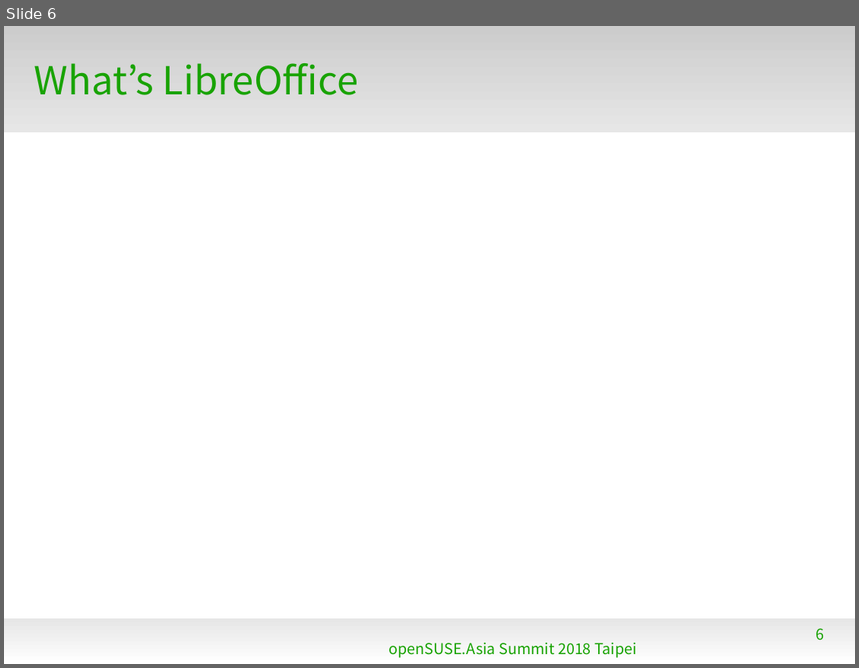
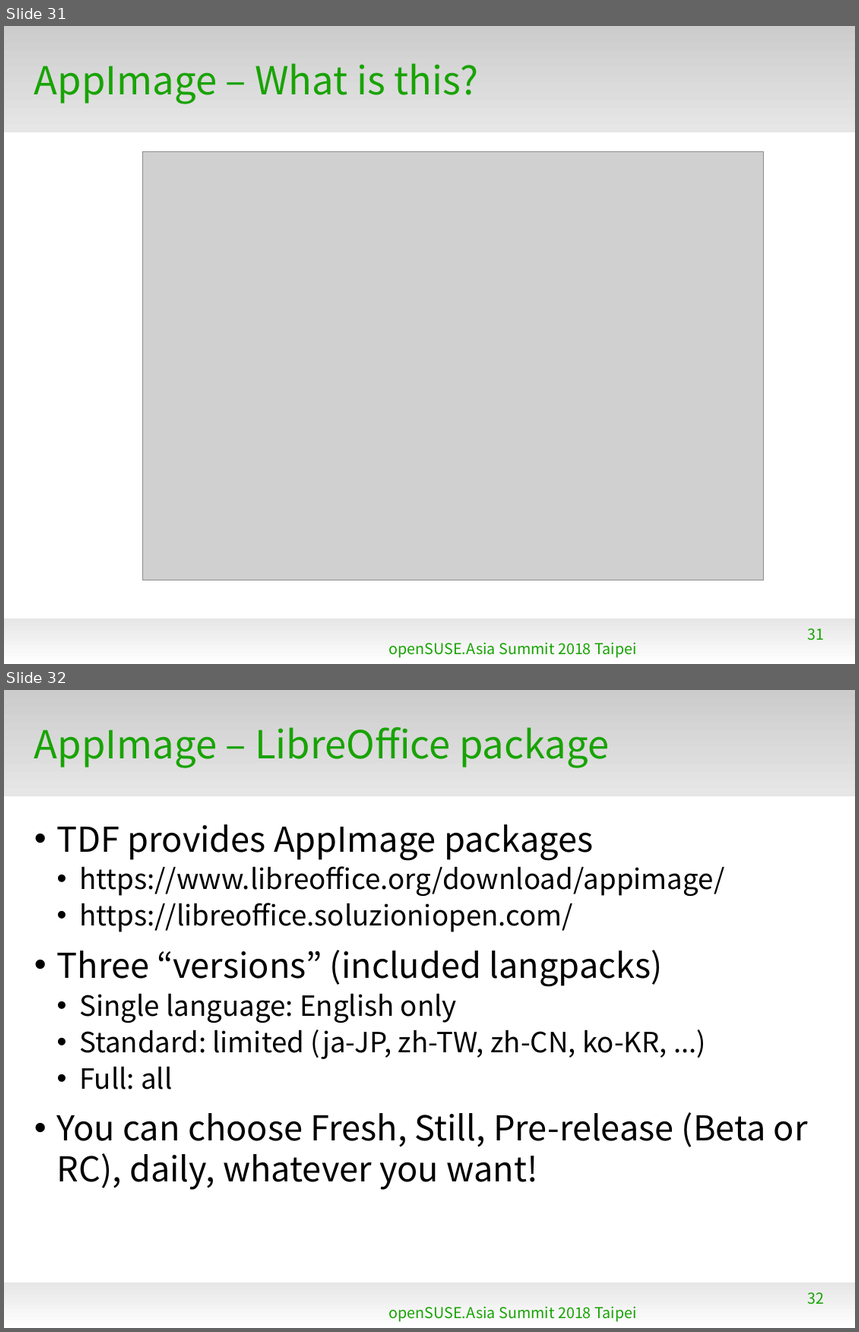
Before and after one commit to naruoga/KantoLibreOffice, a slide deck: 2018-08-openSUSEasia/LatestLibreOffice-openSUSEAsia2018.odp. Shown one above the other, each under a label of ours: slide 6 before the commit, slides 31 and 32 after it. The pictures are 859x668 and 859x1332 pixels, drawn with LibreOffice and Linux fonts; fonts in the diff are those of the drawing; grey boxes stand for pictures; background and template pictures are left out. Boxes give left, top, right and bottom in pixels: in the first picture for what was removed or moved away, otherwise in the second. Text is boxed around its words. In the diff, an @@ line names an element or a change of style, - is before the commit and + after.

```diff
--- a/2018-08-openSUSEasia/LatestLibreOffice-openSUSEAsia2018.odp
+++ b/2018-08-openSUSEasia/LatestLibreOffice-openSUSEAsia2018.odp
@@ slide 32 added at [4, 690, 855, 1328], background #FFFFFF; not listed: 2 template elements that a slide beside it also shows @@
@@ title added at [34, 727, 609, 768], 36 pt, text #18A303 @@
+AppImage – LibreOffice package
@@ text added at [57, 825, 808, 1190], 26 pt, text #000000 @@
+• TDF provides AppImage packages
+  • https://www.libreoffice.org/download/appimage/
+  • https://libreoffice.soluzioniopen.com/
+• Three “versions” (included langpacks)
+  • Single language: English only
+  • Standard: limited (ja-JP, zh-TW, zh-CN, ko-KR, ...)
+  • Full: all
+• You can choose Fresh, Still, Pre-release (Beta or RC), daily, whatever you want!
@@ page number added at [808, 1293, 825, 1305], 14 pt, text #18A303 @@
+32
@@ text added at [389, 1306, 637, 1322], 14 pt, text #18A303 @@
+openSUSE.Asia Summit 2018 Taipei
@@ what was slide 6 is now slide 31 @@
@@ slide 31 changed as well @@
@@ title at [34, 63, 478, 104]: text changed @@
-What’s LibreOffice
+AppImage – What is this?
@@ picture added at [143, 152, 764, 581] @@
@@ page number at [808, 629, 825, 641]: text changed @@
-6
+31
```
Also in this commit, not shown: 5 other slides changed, 30 other slides added, 3 slides removed.
